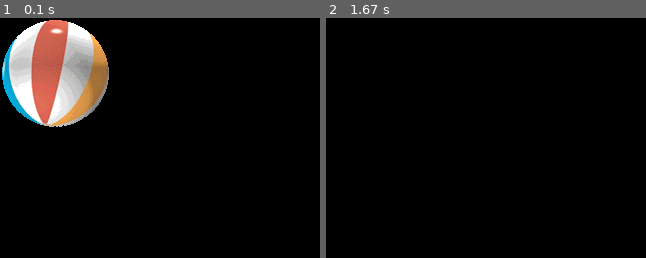
Above: before the commit, frames 1-2 (left to right).
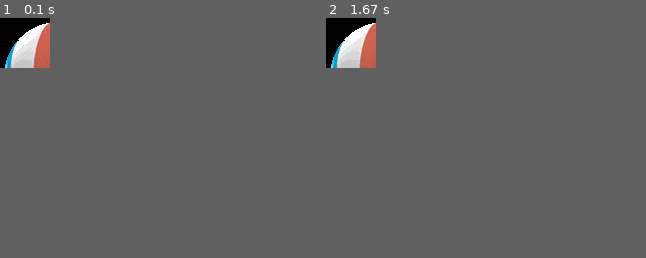
Above: after the commit, the same moments.

Repository: kolojoe/Football_PyGame
Game: pygame game, started from ball.py
Two runs of this game, one before a commit and one after it. Both use one fixed random seed, a clock stepped at 60 frames per second and the inputs below.
Inputs:
- Up to frame 1 (0.1 s): no input
- Up to frame 2 (1.67 s): no input
In our replay, the window is 320x240 before the commit and 50x50 after it. These sizes can differ from the game's own. Grey fills any space a smaller window leaves; there, only what the larger window draws over its background counts as a difference.

The runs differ from the first frame. In frame 1, 10% of the frame differs, in the area x 0-35%, y 0-46%; in frame 2, 1.9%.

Commit message:
message is very carefully

Diff:
--- a/ball.py
+++ b/ball.py
@@ -3,8 +3,8 @@
 
 clock = pygame.time.Clock()
 
-size = width, height = 320, 240
-speed = [200, 200]
+size = width, height = 50,50
+speed = [2,2]
 black = 0, 0, 0
 
 screen = pygame.display.set_mode(size)
@@ -13,12 +13,12 @@
 ballrect = ball.get_rect()
 
 while 1:
-    dt = clock.tick(30)
+    dt = clock.tick(960)
     for event in pygame.event.get():
         if event.type == pygame.QUIT:
             sys.exit()
 
-    ballrect = ballrect.move([c * dt for c in speed])
+    ballrect = ballrect.move(speed)
     if ballrect.left < 0 or ballrect.right > width:
         speed[0] = -speed[0]
     if ballrect.top < 0 or ballrect.bottom > height:
--- a/football.py
+++ b/football.py
@@ -1,9 +1,11 @@
 import sys
 import pygame
+from pygame.math import Vector2
+import random
 
 pygame.init()
 
-size = width, height = 320, 640
+size = width, height = 500, 1000
 screen = pygame.display.set_mode(size)
 
 black = 0, 0, 0
@@ -11,11 +13,15 @@
 red = 255, 0, 0
 player_size = (10, 10)
 white = 255, 255, 255
+blue= 0, 0, 255
+
+dT = 0
 
 # Field bounds is a rect used to draw the field and keep objects in bounds
 field_bounds = pygame.Rect((0,0), size)
 yard2px_height = height/120
 yard2px_width = width/54
+yard2px = Vector2(yard2px_width,yard2px_height)
 
 # Field matrix holds 54 * 120 spaces representing the possible
 # spaces of occupation
@@ -26,7 +32,7 @@
 off_line_matrix = [[None for _ in range(54)] for _ in range(6)]
 
 class Player(pygame.sprite.Sprite):
-    def __init__(self, color, size, pos):
+    def __init__(self, color, size, speed):
         # Call the parent class (Sprite) constructor
         pygame.sprite.Sprite.__init__(self)
 
@@ -38,20 +44,177 @@
         # Fetch the rectangle object that has the dimensions of the image
         # Update the position of this object by setting the values of rect.x and rect.y
         self.rect = self.image.get_rect()
-        self.rect.update(pos, self.rect.size)
+        self.speed = speed
+        self.direction = Vector2()
+        self.residual = Vector2()
+
 
     def set_position(self, pos):
-        self.rect.update(pos, self.rect.size)
-
-
-offense_group = pygame.sprite.Group()
-offense = {
-    "wrx": Player(red, player_size, (30*yard2px_width, 50*yard2px_height)),
-    "wry": Player(red, player_size, (26*yard2px_width, 50*yard2px_height))
-}
-
-for pos, player in offense.items():
-    offense_group.add(player)
+        self.rect.update((pos[0]*yard2px_width, pos[1]*yard2px_height), self.rect.size)
+
+    def set_target(self, rel_target):
+        rel_target = Vector2(rel_target)*yard2px.elementwise()
+        position = Vector2(self.rect.center)
+        self.target = position + rel_target
+        print(self.target)
+
+    def next_target(self):
+        self.route_index += 1
+        #ends the route once the max number of index items (target points) is achieved
+        if self.route_index == len(self.route):
+            self.target = None
+        #continue the route if target points remain
+        else:
+            self.set_target(self.route[self.route_index])
+
+
+class Receiver(Player):
+    def set_route(self,route):
+        self.route = route
+        # if route == 'block':
+        #     block()
+        self.route_index = 0
+        self.set_target(self.route[self.route_index])
+
+    def update(self):
+        """bring in route from previous function, hold pos if final target reached, update position towards target over time
+        """
+        if self.target == None:
+            return
+        position=Vector2(self.rect.center)
+        self.direction = (self.target - position)
+        if self.direction.magnitude() < 12:
+            self.next_target()
+            return
+
+        distance = self.direction.normalize() * self.speed * 0.016
+        distance += self.residual
+        self.residual = Vector2(distance.x-int(distance.x), distance.y-int(distance.y))
+
+
+        self.rect.move_ip(distance)
+
+class Coverage(Player):
+    def set_coverage(self, coverage, man):
+        """bring in coverage call out, make asignment based on position dictionary
+        """
+        self.coverage = coverage
+        #print(Receiver.set_target(Player.target))
+
+        # if self.coverage == (coverage(int(2)):
+        #     #blitz()
+        #     pass
+
+        #for man ... zone coverage later
+        if self.coverage == 'man':
+            #pass in offensive role from offensive and defensive position dictionaries
+            self.target = man
+
+    def update(self):
+        """bring in coverage from previous function, set pos relative to zone or assigned player, update position over time
+        """
+        position=Vector2(self.rect.center)*yard2px.elementwise()
+        target = Vector2(self.target.rect.center)*yard2px.elementwise()
+        self.direction = (target - position)
+
+        if self.direction.magnitude() == 0:
+            return
+        distance = self.direction.normalize() * self.speed * 0.016
+        distance += self.residual
+        self.residual = Vector2(distance.x-int(distance.x), distance.y-int(distance.y))
+
+        self.rect.move_ip(distance)
+
+
+
+
+
+
+    #def behavior(self,carrier):
+        #determine wide receiver behavior prior to a catch
+        #if carrier==qb1:
+            #if self.target==(0,0):
+                #return (0,0)
+            #else:
+                #return (0,1)
+        #if carrier==self:
+            #move towards end zone
+            #return
+
+
+def team_creation():
+    offense_group = pygame.sprite.Group()
+    offense = {
+        "wrx": Receiver(red, player_size, 90),
+        "wry": Receiver(red, player_size, 90)
+    }
+
+    defense_group = pygame.sprite.Group()
+    defense = {
+        "cb1": Coverage(blue, player_size, 85),
+        "cb2": Coverage(blue, player_size, 45)
+    }
+
+    for pos, player in offense.items():
+        offense_group.add(player)
+
+    for pos, player in defense.items():
+        defense_group.add(player)
+
+    return(offense_group, defense_group, offense, defense)
+
+formation_off = {
+    "wrx": (-20,0),
+    "wry": (20,0)
+}
+
+formation_def ={
+    "cb1": ["wrx",(-2,-5)],
+    "cb2": ["wry",(2,-5)]
+}
+
+def position_routes(missionary, doggy = None):
+    """missionary = position on the field relative to origin
+    doggy = player ass
+    """
+    if missionary[0] < 0:
+        available_route_groups = ['any', 'left']
+    else:
+        available_route_groups = ['any', 'right']
+    available = {}
+    for route_group in available_route_groups:
+        for name, route in routes[route_group].items():
+            available[name] = route
+    route = random.choice(list(available.values()))
+    return route
+
+
+
+def player_setup(origin):
+    """pull in playcall from playbook, Set up the player formation relative to the origin (location of the center), assign routes and assignments based on playcall
+    Args:
+        origin (tuple): a tuple containing the abs x,y position of the ball at the start of the play
+        formation (string): a string containing name of formation
+    """
+
+    for key, pos in formation_off.items():
+        route = position_routes(pos)
+        abs_pos=[sum(x) for x in zip(pos,origin)]
+        offense[key].set_position(abs_pos)
+        offense[key].set_route(route)
+
+    for key, pos in formation_def.items():
+        man, rel_pos = pos[0], pos[1]
+        off_pos = formation_off[man]
+        #i = random.choice(list(coverage))
+        #print(i)
+        abs_pos=[sum(x) for x in zip(rel_pos, off_pos, origin)]
+        defense[key].set_position(abs_pos)
+        defense[key].set_coverage(coverage['man'], offense[man])
+
+
+
+
 
 def draw_field(bounds_rect):
     pygame.draw.rect(screen, green, bounds_rect)
@@ -72,20 +235,60 @@
     # Draw the final end zone line
     pygame.draw.line(screen, white, (bounds_rect.left, next_line), (bounds_rect.right, next_line), width=5)
 
+routes={
+    #re-program slants and sluggos to relative position... all routes are defined at each target relative to last position
+    #routes to program
+        #in, stop and go, hitch, drag, out, corner, post, fly, flat, wheel, swing, seam, angle
+    "any":{
+        "go":[(0,-300)],
+        },
+    "left":{
+        "rslant":[(0,-5), (5,-10), (10,-15), (15,-20), (20,-25), (25,-30)],
+        "rsluggo":[(0,-5), (5,-10), (10,-15), (10,-300)],
+        "r_in":[(0,-5), (0,-5), (5,0), (5,0), (5,0), (5,0), (5,0)]
+        },
+    "right":{
+        "lslant":[(0,-5), (-5,-10), (-10,-15), (-15,-20), (-20,-25), (-25,-30)],
+        "lsluggo":[(0,-5), (-5,-10), (-10,-15), (-10,-300)],
+        }
+}
+
+
+coverage={
+    'man':'man',
+    'blitz':'blitz'
+}
+
+
+
+offense_group, defense_group, offense, defense = team_creation()
+game_state = 'pp'
+
+
+clock=pygame.time.Clock()
+
+
 while True:
+    dT=clock.tick(30)
     for event in pygame.event.get():
         if event.type == pygame.QUIT:
             sys.exit()
+    if game_state=='pp':
+        player_setup((27,60))
+        game_state='snap'
+    if game_state=='snap':
+        offense_group.update()
+        defense_group.update()
 
     # ballrect = ballrect.move(speed)
     # if ballrect.left < 0 or ballrect.right > width:
     #     speed[0] = -speed[0]
     # if ballrect.top < 0 or ballrect.bottom > height:
     #     speed[1] = -speed[1]
-
     screen.fill(black)
     draw_field(field_bounds)
     offense_group.draw(screen)
+    defense_group.draw(screen)
     # screen.blit()
     # screen.blit(ball, ballrect)
     pygame.display.flip()
